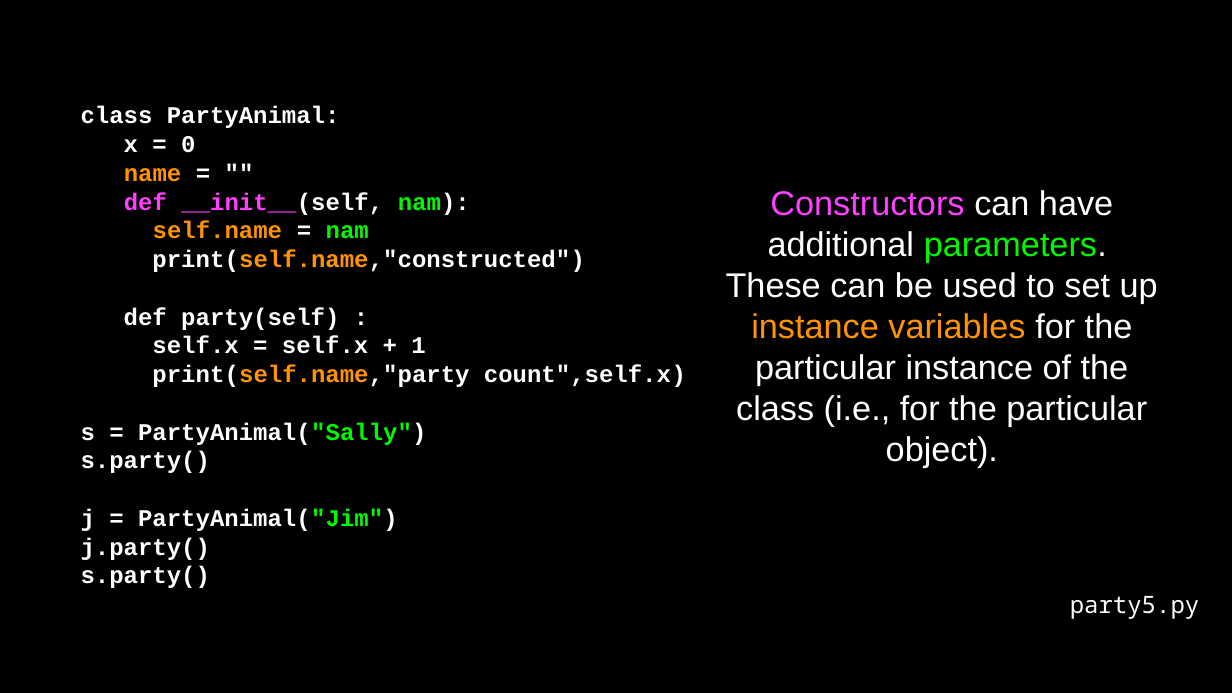
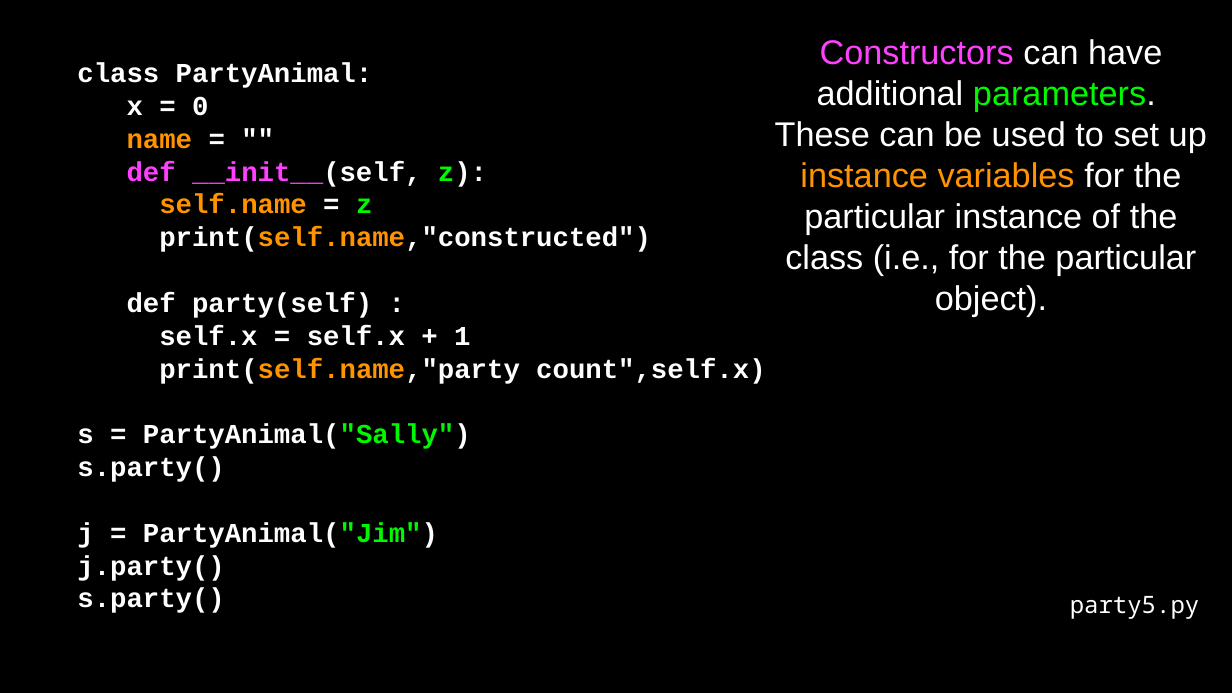
Before and after one commit to csev/py4e, a slide deck: slide 31 of lectures3/Pythonlearn-14-Objects.pptx (slide 35 before the commit). Drawn at 1232x693 pixels with LibreOffice and Linux fonts; fonts in the diff are those of the drawing. Boxes give left, top, right and bottom in pixels: in the first picture for what was removed or moved away, otherwise in the second. Text is boxed around its words. In the diff, an @@ line names an element or a change of style, - is before the commit and + after.

Commit message:
Objects Lectures

```diff
--- a/lectures3/Pythonlearn-14-Objects.pptx
+++ b/lectures3/Pythonlearn-14-Objects.pptx
@@ text "class PartyAnimal:": place and size @@
-text "class PartyAnimal:" at [81,106,686,588]
+text "class PartyAnimal:" at [77,63,766,613]
@@ text "Constructors can have additional parameters. ...": place and size @@
-text "Constructors can have additional parameters. ..." at [726,190,1158,468]
+text "Constructors can have additional parameters. ..." at [775,39,1207,317]
@@ text at [77,63,766,613]: size 14 to 16 pt in "class PartyAnimal:", "x = 0", "name = """, "print(self.name,"constructed")" and 8 more places @@
@@ text at [127,161,487,214]: text changed; size 14 to 16 pt @@
-def __init__(self, nam):
-self.name = nam
+def __init__(self, z):
+self.name = z
```
Also in this commit, not shown: 9 other slides changed, 5 slides removed, 1 other file.
